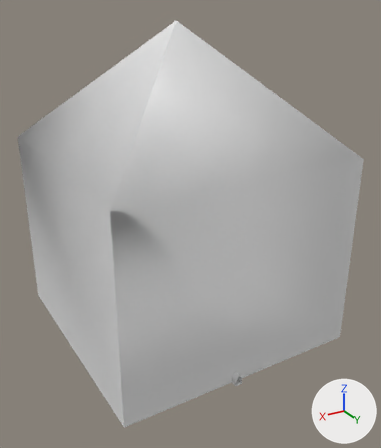
Before and after pictures for a commit that changed the FBX model Assets/Mesh/FinalHouse.fbx.
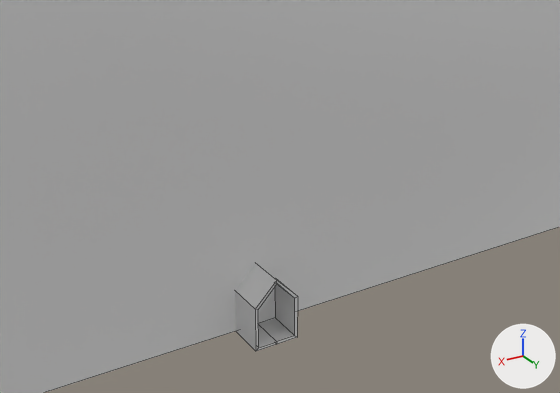
Old and new are each drawn whole from a 50 mm camera at (38.6, 50.2, 53.1) aimed at (-1.9, -17.2, 19.4) and again close up from a 50 mm camera at (8.0, 13.3, 10.5) aimed at (-0.4, -0.6, 3.5). The axes (+X, +Y, +Z) are drawn at lower right. The lights are the same throughout. The close-ups show mesh edges as thin lines. Where no turn or scale is listed for an object, it has been applied to the vertices. Vertices at the same position are counted once.

Objects in the first close-up: 'FinalHouse'.
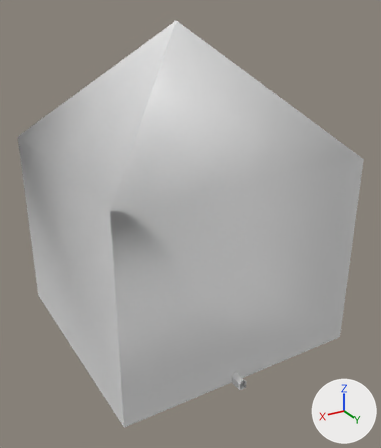
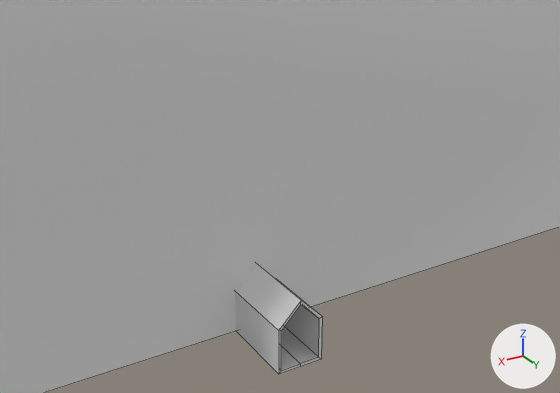
What differs and where, as boxes [x1, y1, x2, y2] in the close-ups (560 x 393 px; the box of a moved part takes in the faces that stretch with it):
part 1 of me_cube_007, moved or reshaped: before [235, 263, 298, 351]; after [235, 263, 322, 374]

What changed in the scene script:
```text
Change me_cube_007:
    where me_cube_007.from_pydata(...)  # 33 vertices, 31 faces; spans x -21.8..18.2, y -40.4..0.6, z -0.6..49.4
    used by ob_finalhouse; location = (0.0, -0.66, 0.54)
    me_cube_007 part 1: all 12 vertices in x -0.6..0.6, y 0.6, z -0.6..1.2 are moved by (0.0, 1.0, 0.0)
```
